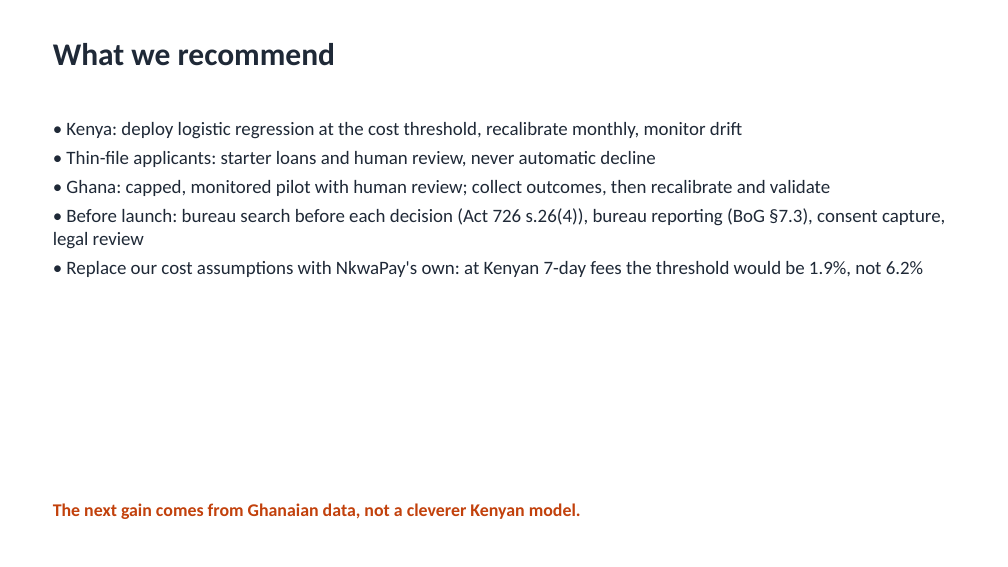
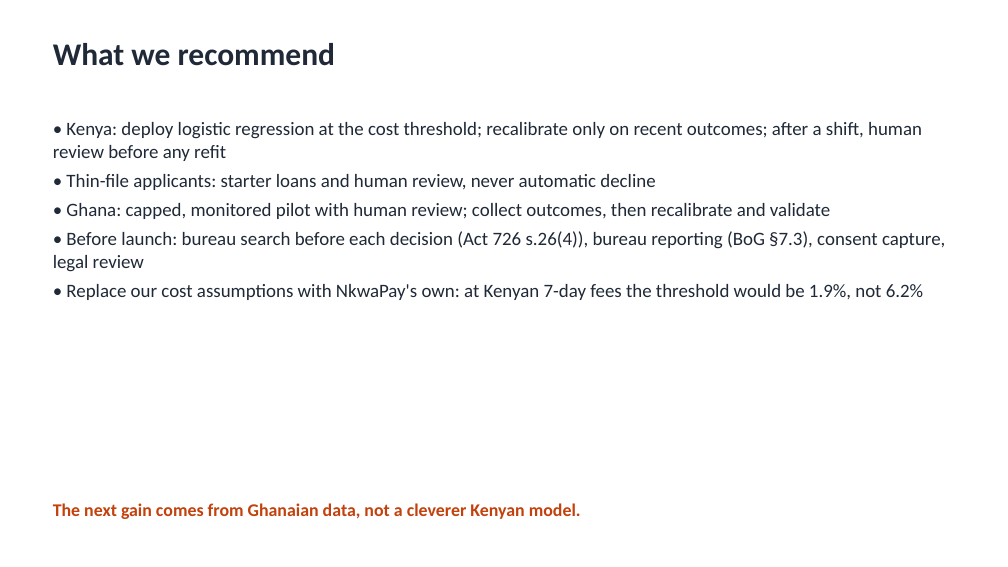
Before and after one commit to ASU-MICS-2028/mle-group-3-prosit-2, a slide deck: slide 13 of slides/NkwaPay_Debrief_Group3.pptx. Drawn at 1008x567 pixels with LibreOffice and Linux fonts; fonts in the diff are those of the drawing. Boxes give left, top, right and bottom in pixels: in the first picture for what was removed or moved away, otherwise in the second. Text is boxed around its words. In the diff, an @@ line names an element or a change of style, - is before the commit and + after.

Commit message:
Out-of-time recalibration (13.9), threshold sweep, and report updates
Notebook 13 section 13.9 fits Platt and isotonic calibrators per temporal
fold, using only outcomes known before each fold began (V.recalibrate,
tested in tests/test_validation.py). After December 2022 every variant
lowers the Brier score, but the first window after the shift loses money
(GHS -9,521 per 1,000 with Platt) and only the next window gains
(GHS +6,864). The report, Model Card and audit now recommend recalibrating
on recent current-regime outcomes only, with human review after a shift,
instead of the untested monthly refit.

scripts/threshold_sweep.py rebuilds precision, recall and F1 at swept
thresholds from saved results and checks them against the saved confusion
matrix. verify_claims.py gains C63 to C71 and rebuilds the feature table
when features.pkl is missing: 71 of 71 claims reproduce, 39 tests pass.
build_report.sh accepts tectonic as the PDF engine and numbers Word
tables and figures. README lists Mubarak's number-check role. The
code-built deck carries the new date and recommendation.

```diff
--- a/slides/NkwaPay_Debrief_Group3.pptx
+++ b/slides/NkwaPay_Debrief_Group3.pptx
@@ text at box(53, 122, 922, 161): text changed @@
-• Kenya: deploy logistic regression at the cost threshold, recalibrate monthly, monitor drift
+• Kenya: deploy logistic regression at the cost threshold; recalibrate only on recent outcomes; after a shift, human review before any refit
```
Also in this commit, not shown: 1 other slide changed, 22 other files.
